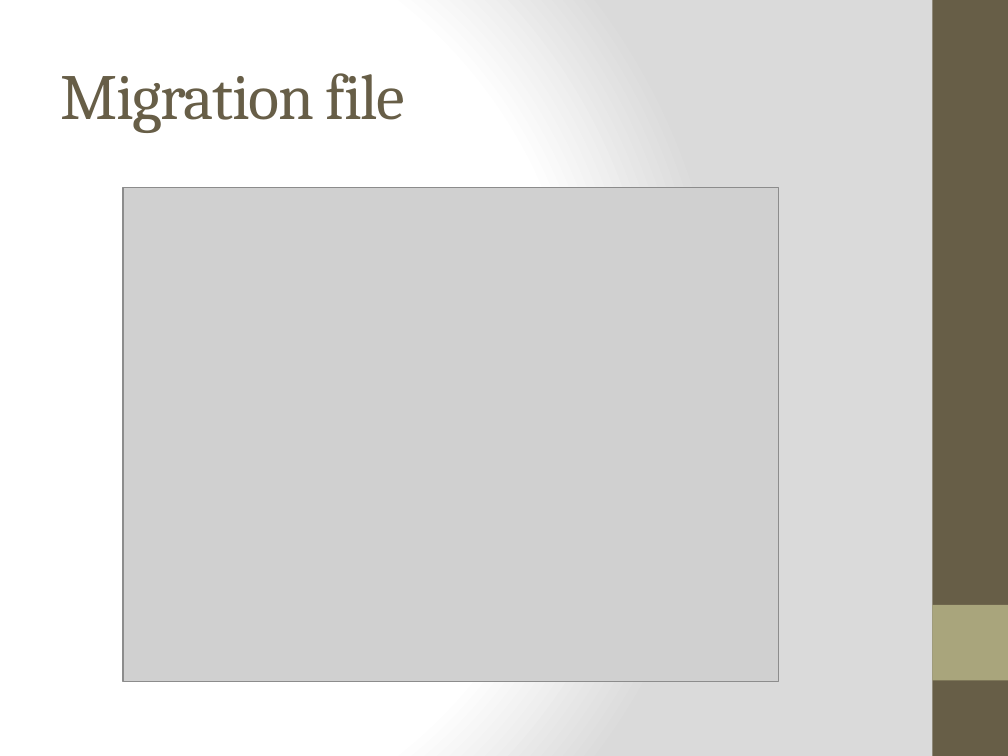
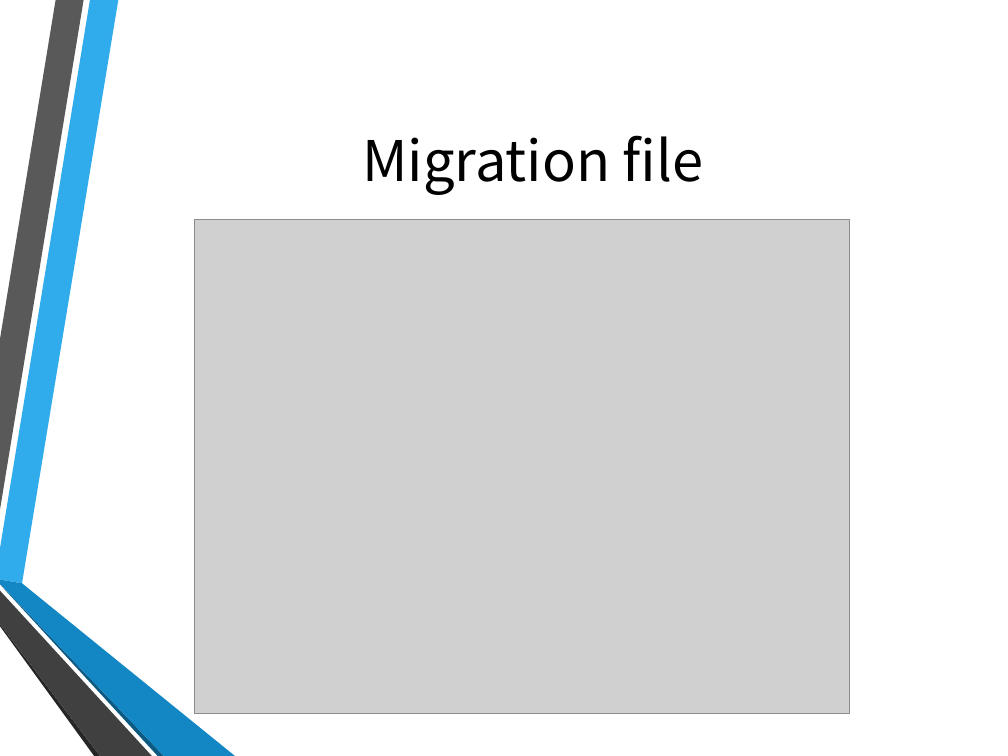
Before and after one commit to hsinewu/pia, a slide deck: slide 22 of Presentation/報告投影片.pptx (slide 21 before the commit). Drawn at 1008x756 pixels with LibreOffice and Linux fonts; fonts in the diff are those of the drawing; grey boxes stand for pictures; background and template pictures are left out. Boxes give left, top, right and bottom in pixels: in the first picture for what was removed or moved away, otherwise in the second. Text is boxed around its words. In the diff, an @@ line names an element or a change of style, - is before the commit and + after.

```diff
--- a/Presentation/報告投影片.pptx
+++ b/Presentation/報告投影片.pptx
@@ background gradient #FFFFFF to #DADADA to picture (left out) @@
@@ rectangle removed at (x1=932, y1=0, x2=1008, y2=756) @@
@@ title "Migration file" moved from (x1=60, y1=73, x2=405, y2=133) to (x1=363, y1=135, x2=704, y2=195) @@
@@ title "Migration file" at (x1=363, y1=135, x2=704, y2=195): size 46 to 40 pt, font Cambria to Noto Sans CJK SC, text colour #675E47 to #000000, letter spacing -1 to 0 pt; alignment left to centre @@
@@ picture moved from (x1=123, y1=187, x2=778, y2=681) to (x1=195, y1=220, x2=850, y2=714) @@
@@ group added at (x1=0, y1=0, x2=235, y2=756): 6 freeform shapes @@
@@ rectangle removed at (x1=932, y1=605, x2=1008, y2=680) @@
```
Also in this commit, not shown: 41 other slides changed, 1 slide added.
